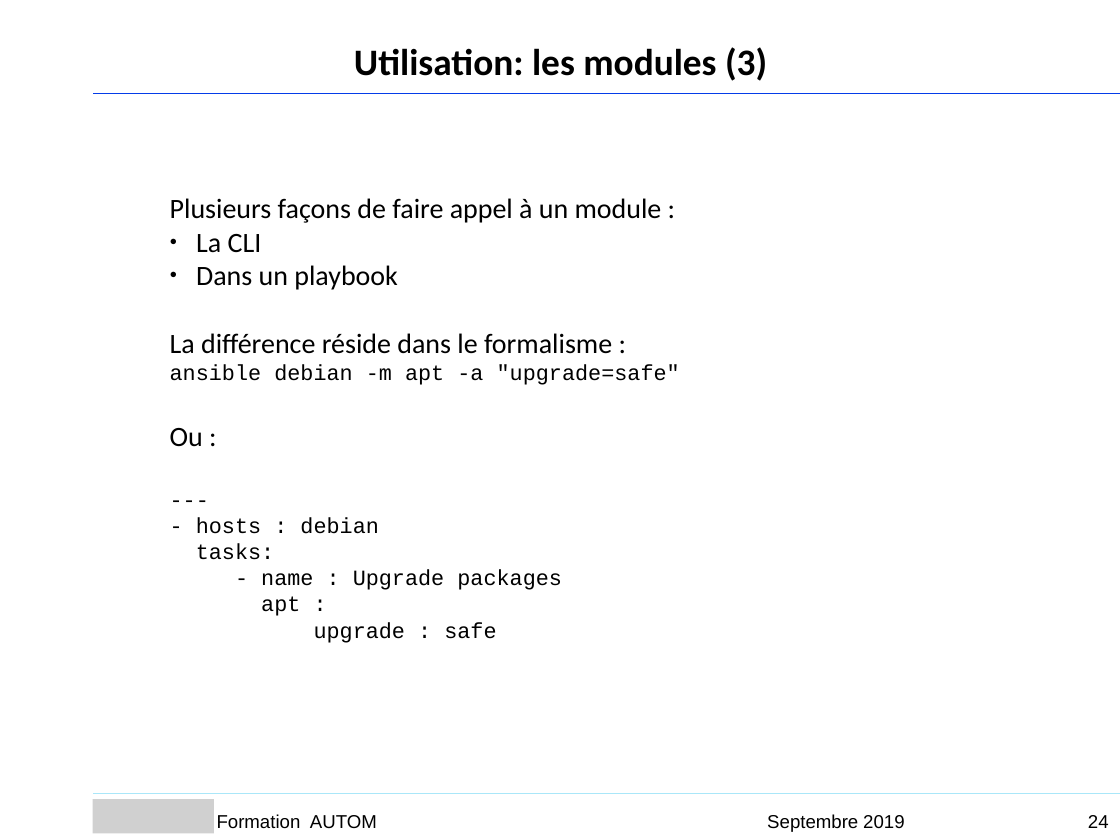
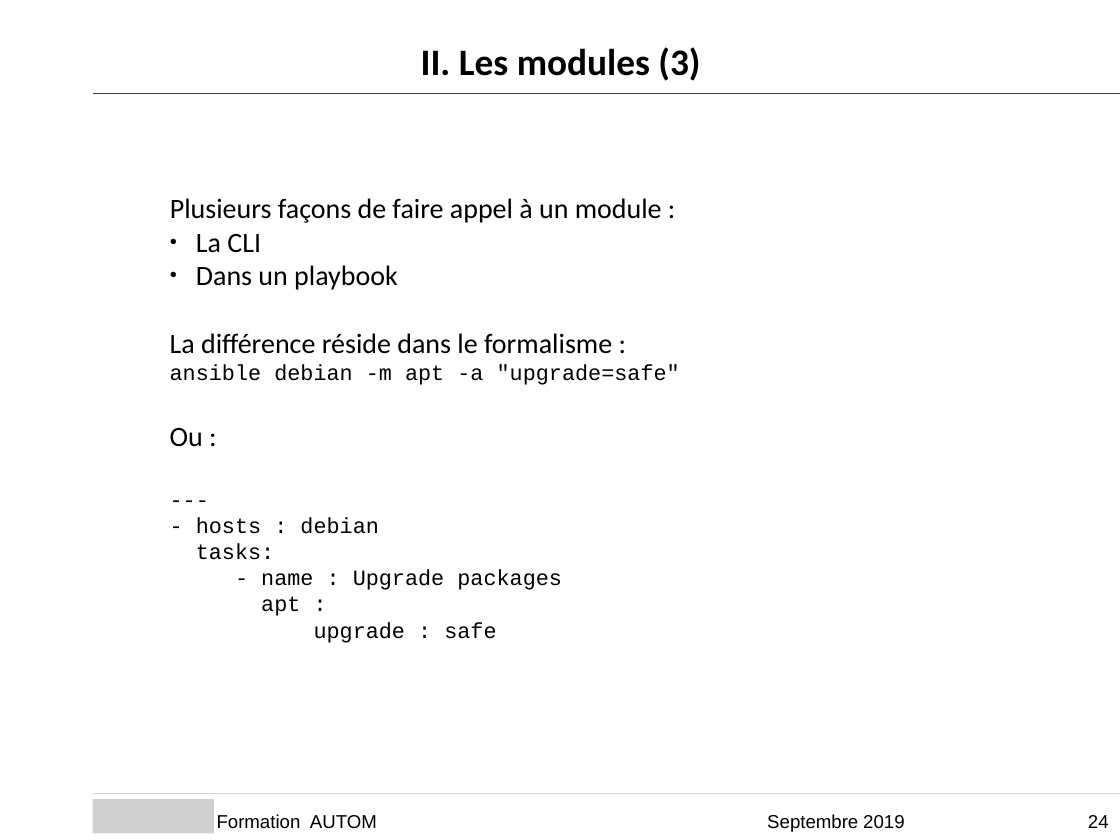
Before and after one commit to Sputnik93/cours_ansible, a slide deck: slide 24 of Ansible_support_cours_AGO.ppt. Drawn at 1120x840 pixels with LibreOffice and Linux fonts; fonts in the diff are those of the drawing; grey boxes stand for pictures; background and template pictures are left out. Boxes give left, top, right and bottom in pixels: in the first picture for what was removed or moved away, otherwise in the second. Text is boxed around its words. In the diff, an @@ line names an element or a change of style, - is before the commit and + after.

```diff
--- a/Ansible_support_cours_AGO.ppt
+++ b/Ansible_support_cours_AGO.ppt
@@ text at (421, 47, 700, 81): text changed @@
-Utilisation: les modules (3)
+II. Les modules (3)
```
Also in this commit, not shown: 32 other slides changed, 1 slide removed.
